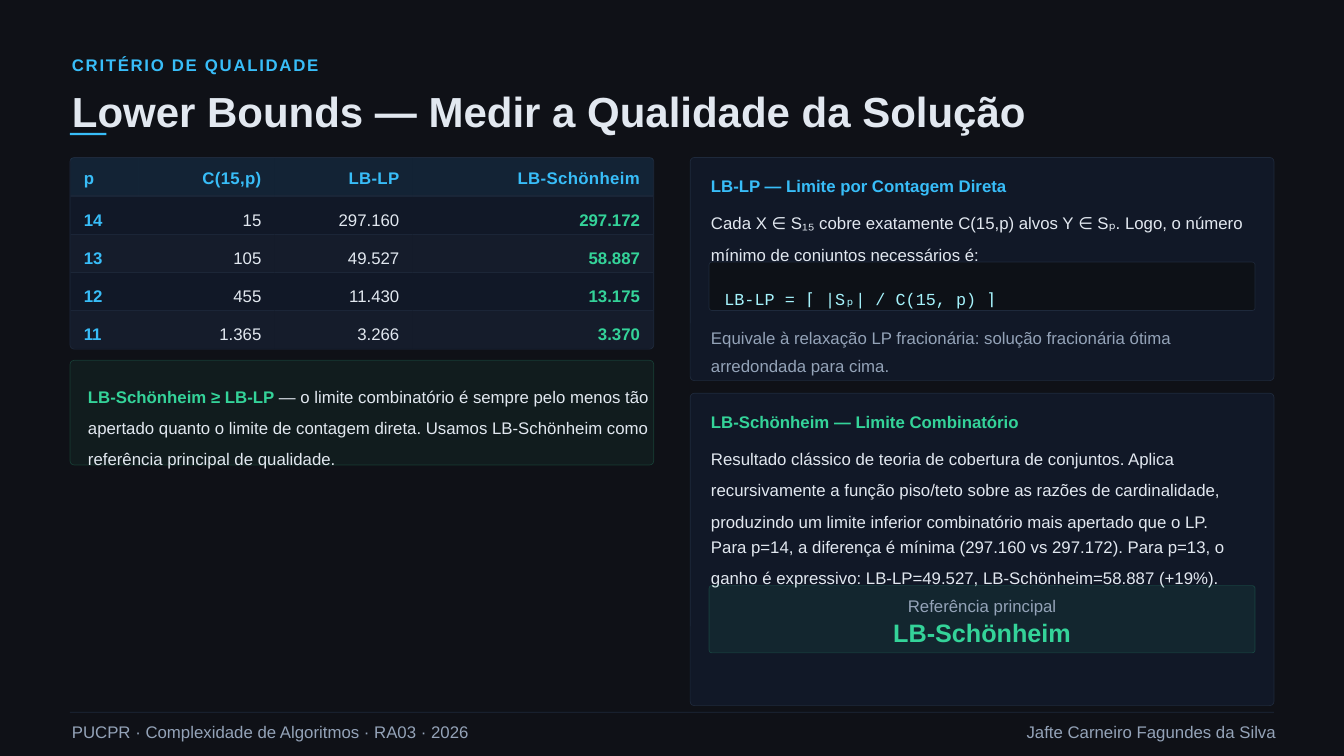
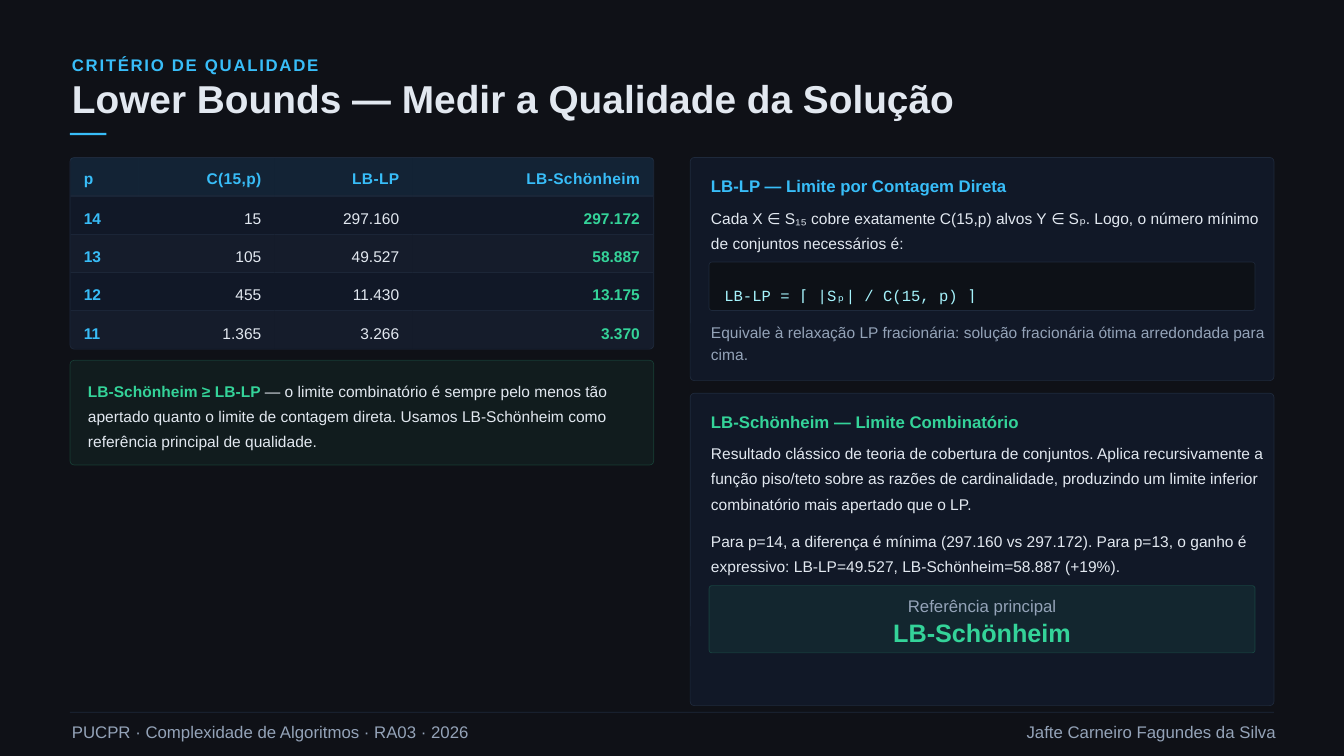
Before and after one commit to cyberfika/SCP_RA03, a slide deck: slide 4 of docs/RA03_Complexidade.pptx. Drawn at 1344x756 pixels with LibreOffice and Linux fonts; fonts in the diff are those of the drawing. Boxes give left, top, right and bottom in pixels: in the first picture for what was removed or moved away, otherwise in the second. Text is boxed around its words. In the diff, an @@ line names an element or a change of style, - is before the commit and + after.

```diff
--- a/docs/RA03_Complexidade.pptx
+++ b/docs/RA03_Complexidade.pptx
@@ text "Lower Bounds — Medir a ..." at (72,85,954,121): size 45 to 41.6 pt; line spacing 1.1 to 0.9 @@
@@ size 18 to 16.6 pt in 3 elements at (207,172,262,187), (352,173,399,184), (526,172,639,184) @@
@@ size 18 to 16.6 pt; line spacing 1.3 to 1.1 in 8 elements at (84,251,101,262), (235,251,261,262), (352,251,399,262), (592,251,639,262), (84,289,101,300), (235,289,261,300), (353,289,399,300), (592,289,639,300) @@
@@ text "LB-LP = ⌈ |Sₚ| / ..." at (724,290,958,305): size 18 to 16.6 pt; line spacing 1.8 to 1.7 @@
@@ size 18 to 16.6 pt; line spacing 1.3 to 1.2 in 7 elements at (84,213,101,224), (244,213,261,224), (343,213,399,224), (584,213,640,224), (222,328,261,339), (360,328,399,339), (601,328,640,339) @@
@@ text "Equivale à relaxação LP fracionária: ..." at (711,326,1264,360): size 18 to 16.6 pt; line spacing 1.4 to 1.2 @@
@@ size 18 to 16.6 pt; line spacing 1.55 to 1.35 in 4 elements at (88,385,607,451), (711,212,1259,252), (711,447,1263,513), (711,535,1247,575) @@
```
Also in this commit, not shown: 12 other slides changed, 18 other files.
